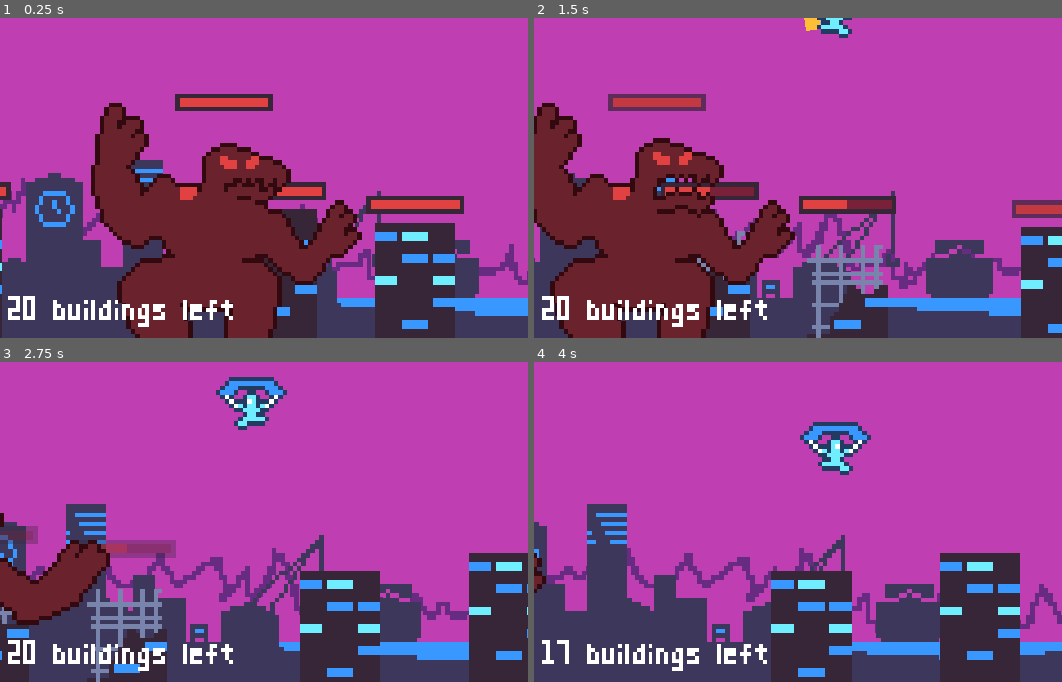
Above: before the commit, frames 1-4 (two rows, left to right).
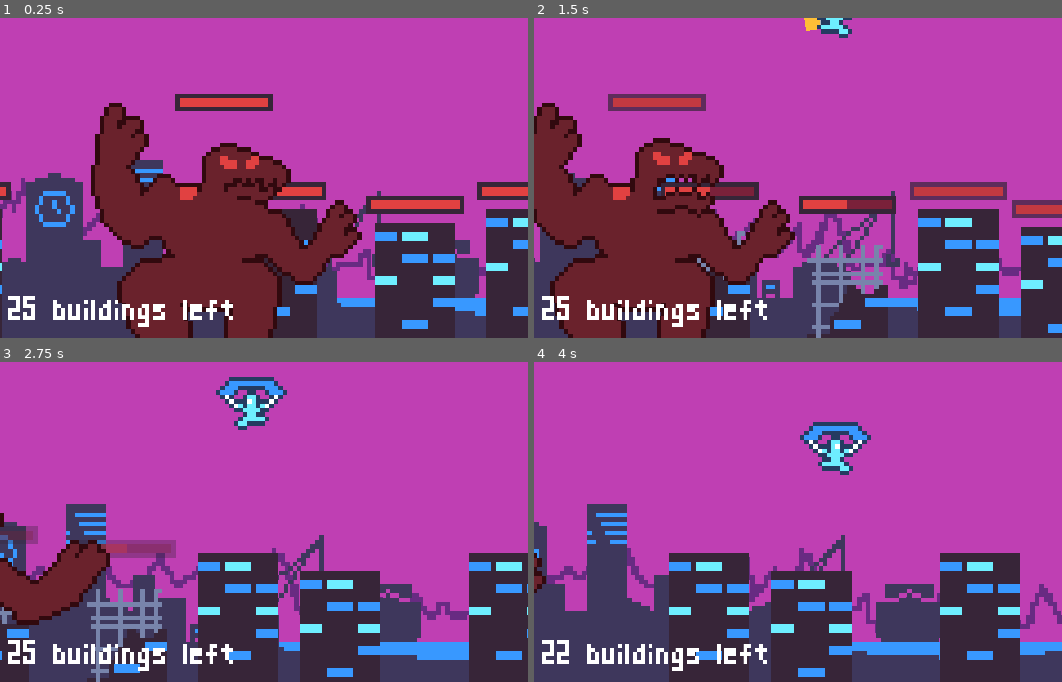
Above: after the commit, the same moments.

Repository: rthurmed/KaijuPilot
Game: Godot game, scene res://src/Main.tscn
Same seed, same stepped clock (60 frames per second), same inputs: the game is played once before the commit and once after it.
Inputs:
- Up to frame 1 (0.25 s): no input
- Up to frame 2 (1.5 s): tap Enter at 0.5 s; hold Right (right) from 0.53 s (still down); tap X (attack) at 0.6 s; tap Z (jetpack) at 1.35 s
- Up to frame 3 (2.75 s): release Right (right) at 2.03 s; hold Left (left) from 2.03 s (still down); tap X (attack) at 2.1 s
- Up to frame 4 (4 s): release Left (left) at 2.78 s; hold Right (right) from 2.78 s (still down); tap Z (jetpack) at 2.85 s; tap X (attack) at 3.6 s

The runs differ from the first frame. In frame 1, 3.7% of the frame differs, in the area x 4-100%, y 51-100%; in frame 2, 7.2%, in the area x 4-90%, y 51-100%; in frame 3, 6.0%; in frame 4, 5.9%.

Commit message:
Added icon. Increase number of kaijus and buildings.

Diff:
--- a/src/Main.tscn
+++ b/src/Main.tscn
@@ -193,6 +193,21 @@
 [node name="Building1-20" parent="Buildings" instance=ExtResource( 5 )]
 position = Vector2( 379, 0 )
 
+[node name="Building1-21" parent="Buildings" instance=ExtResource( 5 )]
+position = Vector2( 307, 0 )
+
+[node name="Building1-22" parent="Buildings" instance=ExtResource( 5 )]
+position = Vector2( -202, 5 )
+
+[node name="Building1-23" parent="Buildings" instance=ExtResource( 5 )]
+position = Vector2( -360, 5 )
+
+[node name="Building1-24" parent="Buildings" instance=ExtResource( 5 )]
+position = Vector2( -276, 5 )
+
+[node name="Building1-25" parent="Buildings" instance=ExtResource( 5 )]
+position = Vector2( 87, 0 )
+
 [node name="Kaijus" type="Node2D" parent="."]
 position = Vector2( -1, 28 )
 
@@ -207,6 +222,9 @@
 
 [node name="Jupiter4" parent="Kaijus" instance=ExtResource( 8 )]
 position = Vector2( 230, 0 )
+
+[node name="Jupiter5" parent="Kaijus" instance=ExtResource( 8 )]
+position = Vector2( -281, 0 )
 
 [node name="Pilot" parent="." instance=ExtResource( 3 )]
 position = Vector2( 28, -61 )
Binary file changed: icon.png
